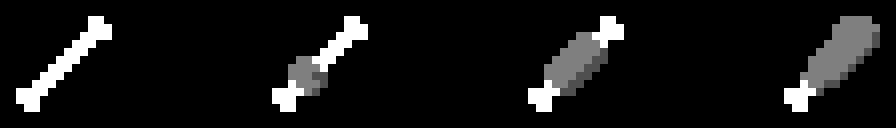
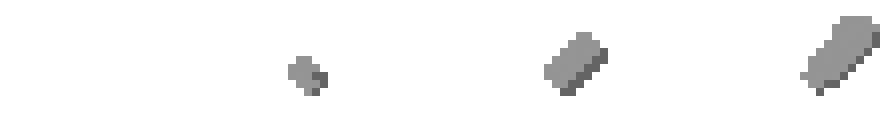
Layers edited between the first and the second 896 × 128 image:
painted on "Layer 1" over [0, 0, 896, 128]
